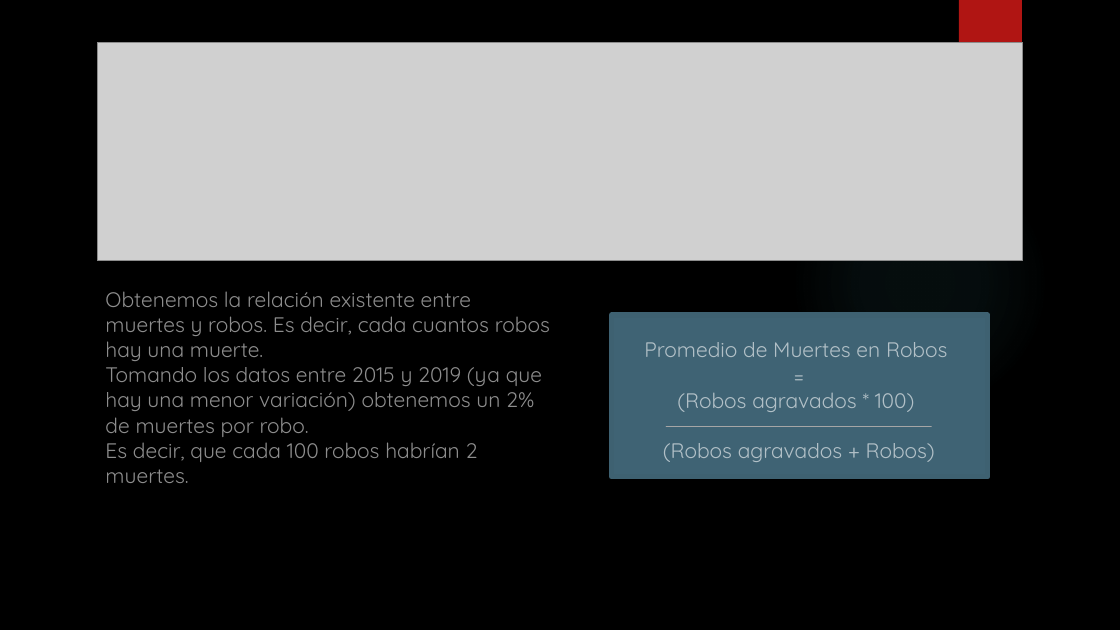
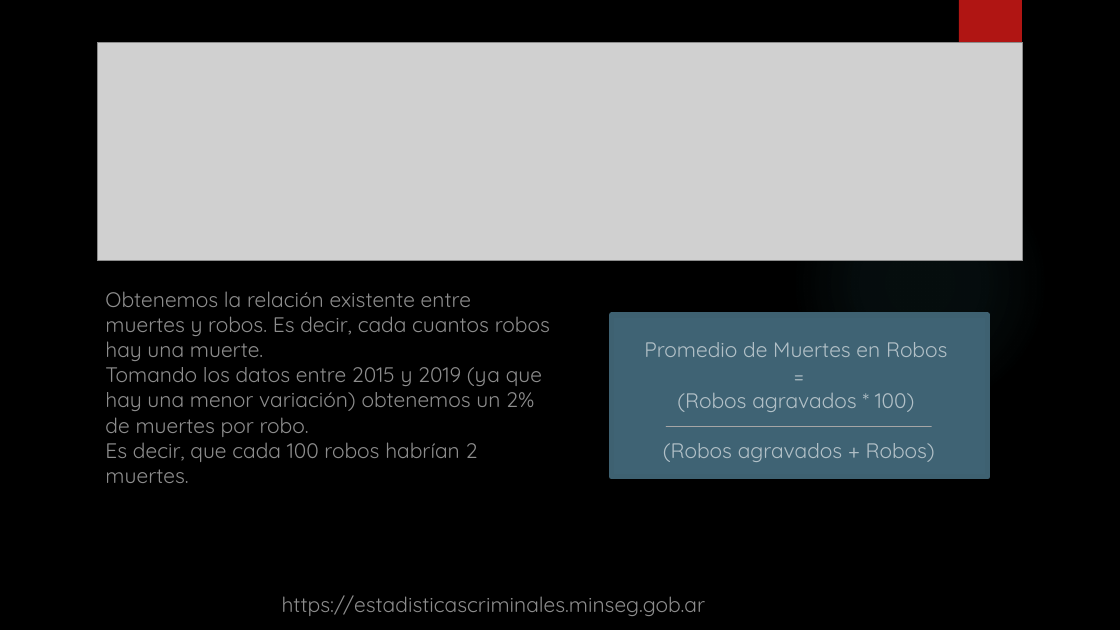
Before and after one commit to Evaristo00/NetlogoModeladoDeAgentes, a slide deck: slide 5 of Modelo de Robos STR.pptx. Drawn at 1120x630 pixels with LibreOffice and Linux fonts; fonts in the diff are those of the drawing; grey boxes stand for pictures; background and template pictures are left out. Boxes give left, top, right and bottom in pixels: in the first picture for what was removed or moved away, otherwise in the second. Text is boxed around its words. In the diff, an @@ line names an element or a change of style, - is before the commit and + after.

```diff
--- a/Modelo de Robos STR.pptx
+++ b/Modelo de Robos STR.pptx
@@ text added at (x1=282, y1=595, x2=706, y2=616), 18 pt, text #EBEBEB at 60% opacity @@
+https://estadisticascriminales.minseg.gob.ar
```
Also in this commit, not shown: 1 other slide changed.
